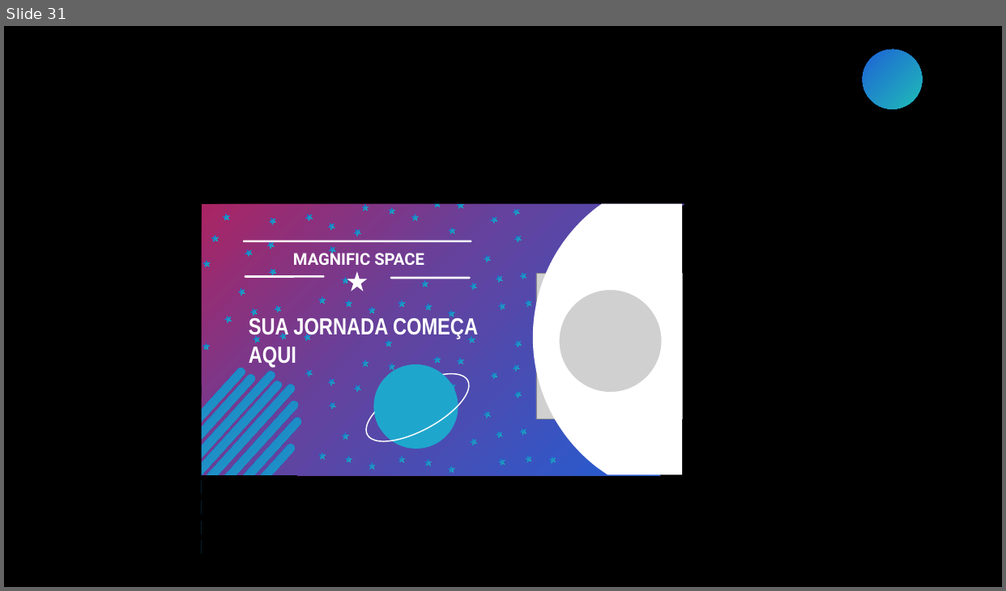
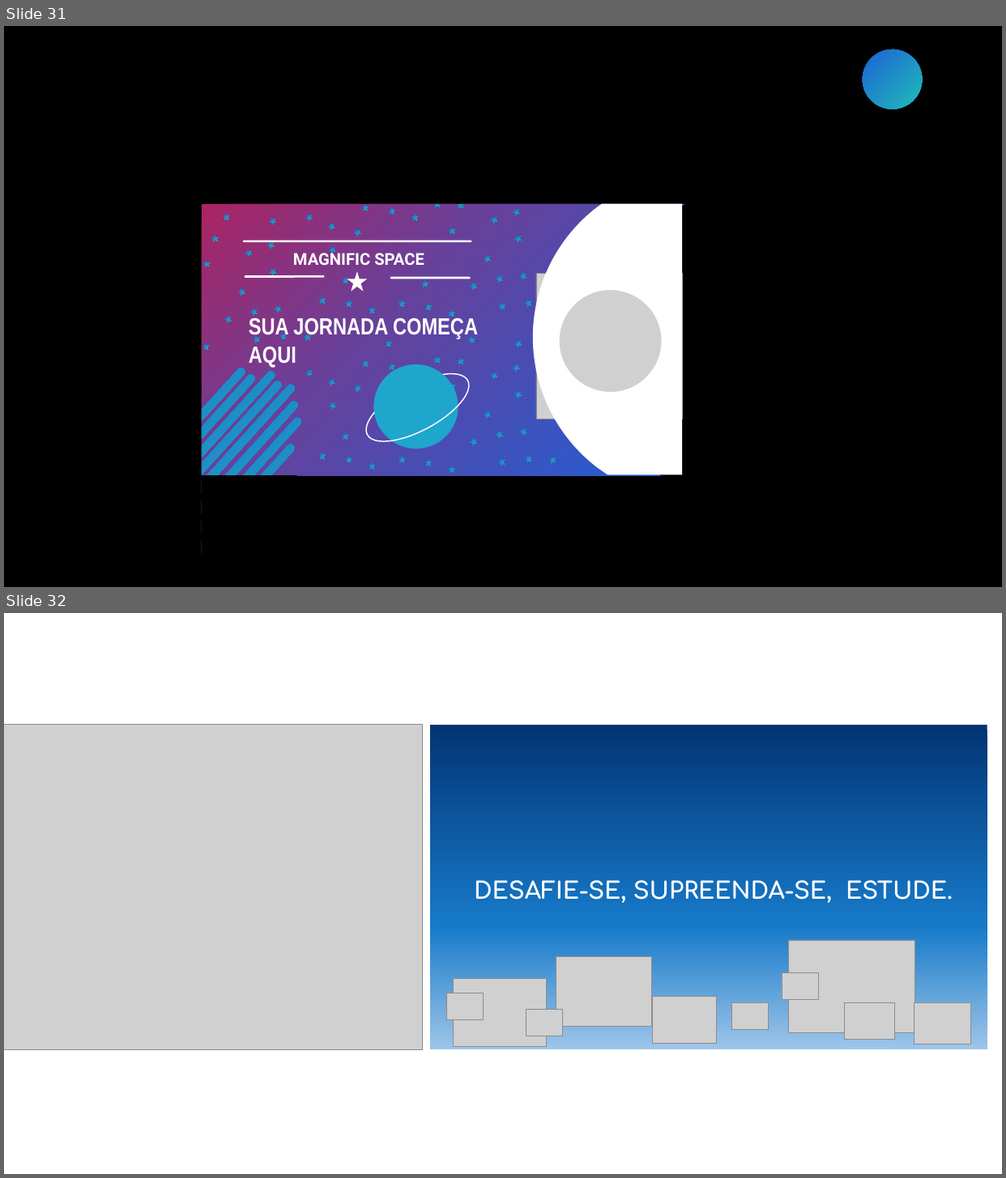
Before and after one commit to MateusPVicente/Projeto-PP, a slide deck: Stud+/modelos/Logos.pptx. Shown one above the other, each under a label of ours: slide 31 before the commit, slides 31 and 32 after it. The pictures are 1006x591 and 1006x1178 pixels, drawn with LibreOffice and Linux fonts; fonts in the diff are those of the drawing; grey boxes stand for pictures. Boxes give left, top, right and bottom in pixels: in the first picture for what was removed or moved away, otherwise in the second. Text is boxed around its words. In the diff, an @@ line names an element or a change of style, - is before the commit and + after.

```diff
--- a/Stud+/modelos/Logos.pptx
+++ b/Stud+/modelos/Logos.pptx
@@ slide 32 added at (4, 613, 1002, 1174), background #FFFFFF @@
@@ picture added at (4, 725, 423, 1050) @@
@@ group added at (430, 725, 987, 1050): 10 pictures, 1 rectangle, 1 text @@
+DESAFIE-SE, SUPREENDA-SE, ESTUDE.
```
Also in this commit, not shown: 11 other files.
